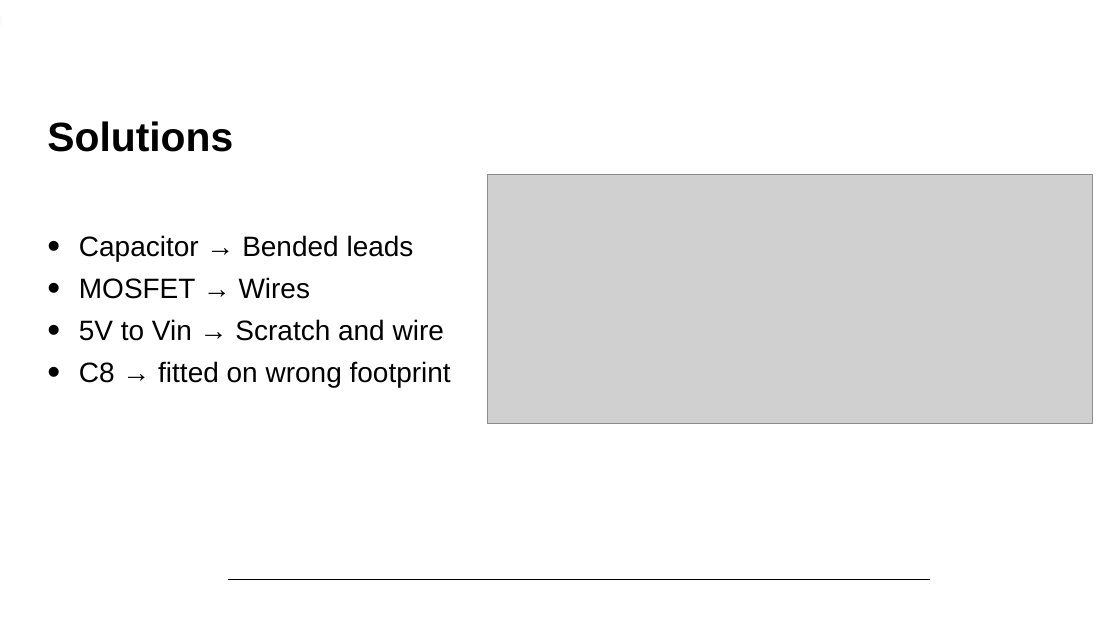
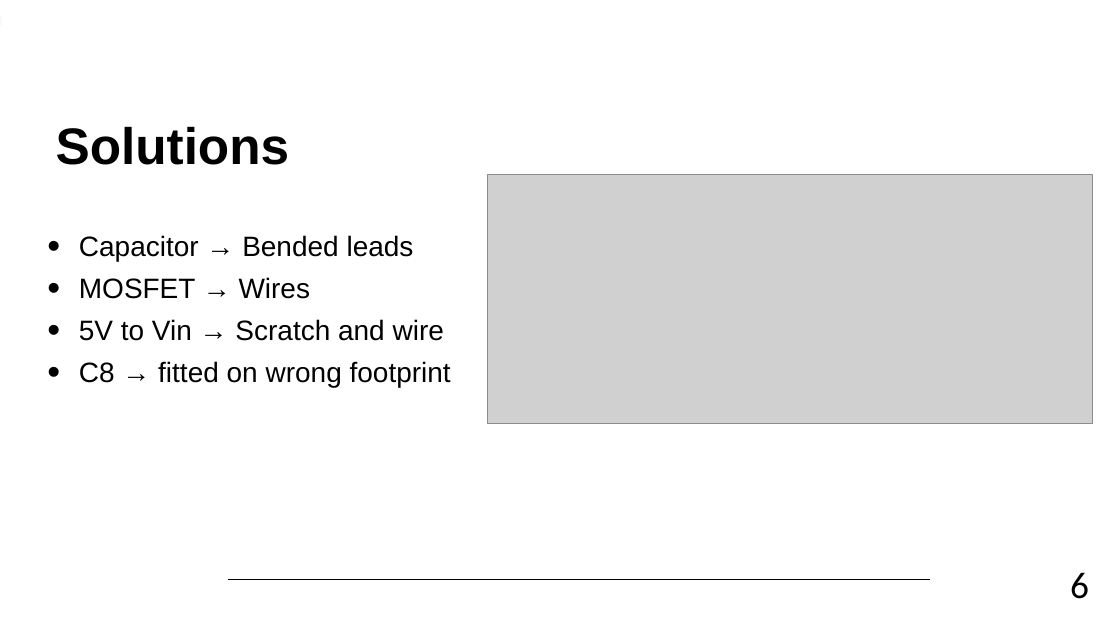
Before and after one commit to JelleClaes2/Soldering_Station, a slide deck: slide 6 of Presentation_Jelle_Claes.pptx. Drawn at 1120x630 pixels with LibreOffice and Linux fonts; fonts in the diff are those of the drawing; grey boxes stand for pictures; background and template pictures are left out. Boxes give left, top, right and bottom in pixels: in the first picture for what was removed or moved away, otherwise in the second. Text is boxed around its words. In the diff, an @@ line names an element or a change of style, - is before the commit and + after.

```diff
--- a/Presentation_Jelle_Claes.pptx
+++ b/Presentation_Jelle_Claes.pptx
@@ title "Solutions" at box(56, 126, 290, 165): size 35 to 44 pt @@
@@ text added at box(1070, 572, 1089, 599), 32 pt, text #000000 @@
+6
```
Also in this commit, not shown: 6 other slides changed, 1 slide added, 1 slide removed, 2 other files.
